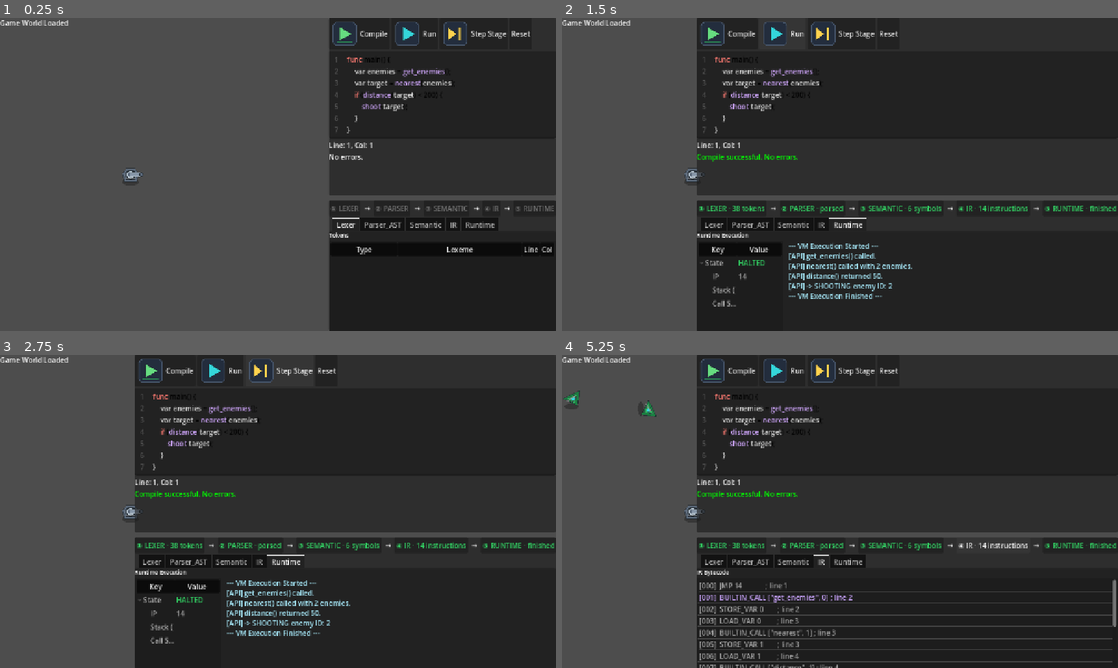
Above: before the commit, frames 1-4 (two rows, left to right).
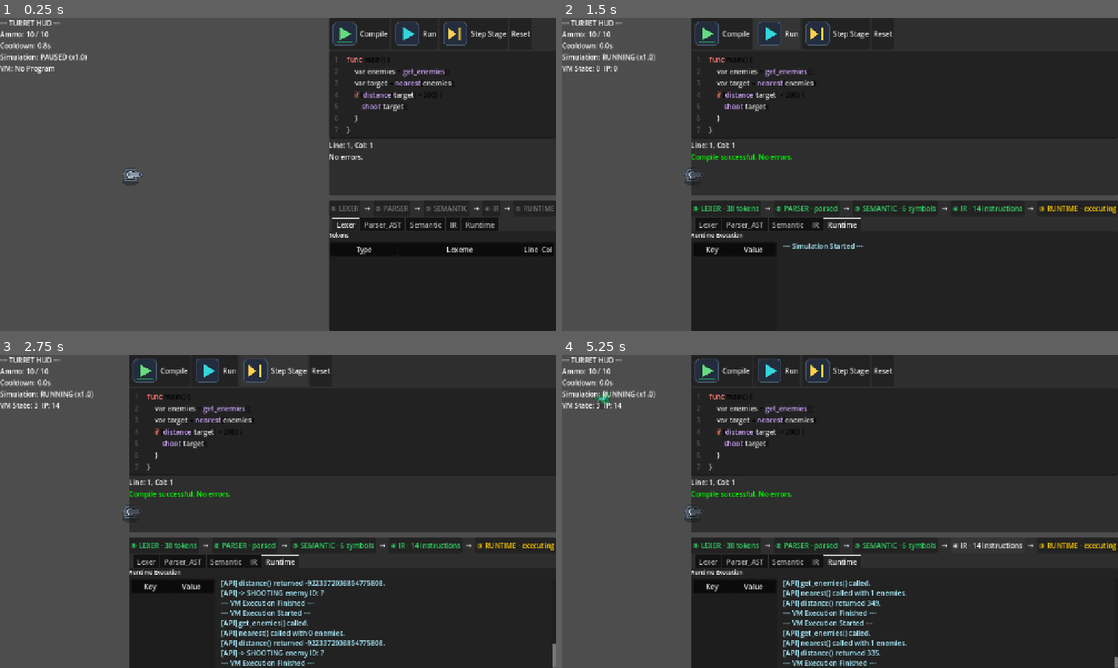
Above: after the commit, the same moments.

Repository: abdullahazharkhan/turret-script
Game: Godot game, scene res://scenes/main.tscn
Two runs of this game, one before a commit and one after it. Both use one fixed random seed, a clock stepped at 60 frames per second and the inputs below.
Inputs:
- Up to frame 1 (0.25 s): no input
- Up to frame 2 (1.5 s): click "Compile" at 0.5 s; click "Run" at 1.25 s
- Up to frame 3 (2.75 s): click "Step Stage" at 2 s
- Up to frame 4 (5.25 s): click "① LEXER · 38 tokens" at 2.75 s; click "② PARSER · parsed" at 3.5 s; click "③ SEMANTIC · 6 symbols" at 4.25 s; click "④ IR · 14 instructions" at 5 s

The runs differ from the first frame. In frame 1, 0.7% of the frame differs, in the area x 0-16%, y 0-18%; in frame 2, 6.5%; in frame 3, 7.7%; in frame 4, 10%, in the area x 0-100%, y 0-100%.

Commit message:
Full integration

Diff:
--- a/scripts/game_world.gd
+++ b/scripts/game_world.gd
@@ -3,21 +3,92 @@
 
 @onready var enemy_path = $EnemyPath
 @onready var turret = $TurretPosition/Turret
+@onready var debug_label = $DebugLabel
+
+signal vm_log(msg: String)
+signal vm_error(msg: String)
+
+const TurretScriptVM = preload("res://scripts/runtime/turretscript_vm.gd")
+const APIAdapter = preload("res://scripts/runtime/turret_api_adapter.gd")
 
 var enemy_scene = preload("res://scenes/entities/enemy.tscn")
 var enemy_id_counter: int = 0
 var time_since_spawn: float = 0.0
 
 var debug_stepping_enabled: bool = false
+var is_simulating: bool = false
+
+var active_ir_program = null
+var vm: TurretScriptVM = null
+var ai_tick_timer: float = 0.0
+const AI_TICK_RATE = 0.2
+
+var last_targeted_enemy: Node2D = null
+
+func load_program(ir):
+	active_ir_program = ir
+	_reset_vm()
+
+func _reset_vm():
+	if active_ir_program:
+		var adapter = APIAdapter.new(self)
+		vm = TurretScriptVM.new(active_ir_program, adapter)
+		vm.max_ops_per_tick = 500
+		vm.log_message.connect(func(msg): vm_log.emit(msg))
+		vm.runtime_error.connect(func(msg): vm_error.emit(msg))
+
+func toggle_simulation():
+	is_simulating = not is_simulating
+
+func reset_wave():
+	is_simulating = false
+	time_since_spawn = 0.0
+	ai_tick_timer = 0.0
+	for c in enemy_path.get_children():
+		c.queue_free()
+	enemy_id_counter = 0
+	turret.ammo = turret.max_ammo
+	turret.time_since_last_shot = turret.cooldown
+	last_targeted_enemy = null
+	_reset_vm()
+	queue_redraw()
 
 func _process(delta):
-	if debug_stepping_enabled:
+	_update_hud()
+
+	if debug_stepping_enabled or not is_simulating:
 		return
 
 	time_since_spawn += delta
 	if time_since_spawn >= 2.0:
 		time_since_spawn = 0.0
 		_spawn_enemy()
+
+	if vm:
+		ai_tick_timer += delta
+		if ai_tick_timer >= AI_TICK_RATE:
+			ai_tick_timer = 0.0
+			_reset_vm()
+			vm.run()
+
+	queue_redraw()
+
+func _draw():
+	if is_instance_valid(last_targeted_enemy) and last_targeted_enemy.alive:
+		draw_line(turret.global_position, last_targeted_enemy.global_position, Color(1, 0, 0, 0.5), 2.0)
+		draw_circle(last_targeted_enemy.global_position, 20.0, Color(1, 0, 0, 0.3))
+
+func _update_hud():
+	if not debug_label: return
+	var text = "--- TURRET HUD ---\n"
+	text += "Ammo: %d / %d\n" % [turret.ammo, turret.max_ammo]
+	text += "Cooldown: %.1fs\n" % max(0.0, turret.cooldown - turret.time_since_last_shot)
+	text += "Simulation: %s (x%.1f)\n" % [("RUNNING" if is_simulating else "PAUSED"), Engine.time_scale]
+	if vm:
+		text += "VM State: %d  IP: %d" % [vm.context.state, vm.context.ip]
+	else:
+		text += "VM: No Program"
+	debug_label.text = text
 
 func debug_step(delta: float):
 	time_since_spawn += delta
@@ -45,16 +116,16 @@
 				enemies.append(e)
 	return enemies
 
-func api_nearest() -> Node2D:
-	var enemies = api_get_enemies()
+func api_nearest(enemies: Array) -> Node2D:
 	var nearest = null
 	var min_dist = INF
 	var t_pos = turret.global_position
 	for e in enemies:
-		var d = t_pos.distance_to(e.global_position)
-		if d < min_dist:
-			min_dist = d
-			nearest = e
+		if is_instance_valid(e) and e.alive:
+			var d = t_pos.distance_to(e.global_position)
+			if d < min_dist:
+				min_dist = d
+				nearest = e
 	return nearest
 
 func api_distance(enemy: Node2D) -> float:
@@ -63,7 +134,8 @@
 	return INF
 
 func api_shoot(enemy: Node2D):
-	if is_instance_valid(enemy):
+	if is_instance_valid(enemy) and enemy.alive:
+		last_targeted_enemy = enemy
 		turret.shoot(enemy)
 
 func api_reload():
@@ -71,8 +143,14 @@
 
 func _input(event):
 	if event is InputEventKey and event.pressed:
-		if event.keycode == KEY_SPACE:
-			var n = api_nearest()
+		if event.keycode == KEY_1:
+			Engine.time_scale = 1.0
+		elif event.keycode == KEY_2:
+			Engine.time_scale = 2.0
+		elif event.keycode == KEY_3:
+			Engine.time_scale = 4.0
+		elif event.keycode == KEY_SPACE:
+			var n = api_nearest(api_get_enemies())
 			if n:
 				api_shoot(n)
 		elif event.keycode == KEY_R:
--- a/scripts/main.gd
+++ b/scripts/main.gd
@@ -49,6 +49,10 @@
 	ide_panel.step_requested.connect(_on_step_requested)
 	ide_panel.reset_requested.connect(_on_reset_requested)
 
+	if game_world:
+		game_world.vm_log.connect(_on_vm_log)
+		game_world.vm_error.connect(_on_vm_error)
+
 # ─────────────────────────────────────────────
 #  Full compile (Compile button)
 # ─────────────────────────────────────────────
@@ -98,21 +102,28 @@
 	pipeline_panel.mark_stage_running(STAGE_IR)
 	_ir = _ir_builder.build(_ast)
 	pipeline_panel.show_ir(_ir, [])
+
+	if game_world and game_world.has_method("load_program"):
+		game_world.load_program(_ir)
+
 	_stage = STAGE_IR
 
 # ─────────────────────────────────────────────
 #  Full run (Run button)
 # ─────────────────────────────────────────────
 func _on_run_requested():
-	# Compile first if needed
+	# If we're not fully compiled, try compiling
 	if _stage < STAGE_IR:
 		_on_compile_requested(ide_panel.editor.text)
-	if _stage < STAGE_IR or _ir == null:
-		return
-
-	_start_vm()
-	_vm.run()
-	pipeline_panel.update_runtime_state(_vm)
+
+	if _stage >= STAGE_IR and _ir != null:
+		if game_world and game_world.has_method("toggle_simulation"):
+			game_world.toggle_simulation()
+			if game_world.is_simulating:
+				pipeline_panel.show_runtime_start()
+				pipeline_panel.log_runtime("--- Simulation Started ---", false)
+			else:
+				pipeline_panel.log_runtime("--- Simulation Paused ---", false)
 
 # ─────────────────────────────────────────────
 #  Step Stage (Step Stage button)
@@ -158,19 +169,15 @@
 			_ir = _ir_builder.build(_ast)
 			pipeline_panel.show_ir(_ir, [])
 			_stage = STAGE_IR
-		STAGE_IR:
-			# Step 5: VM — one instruction at a time
-			if _vm == null or _vm.context.state == 3 or _vm.context.state == 4:
-				_start_vm()
-			_vm.step()
-			pipeline_panel.update_runtime_state(_vm)
-			pipeline_panel.highlight_ir_instruction(_vm.context.ip)
-		STAGE_RUNTIME:
-			# Continue single-stepping
-			if _vm and _vm.context.state == 1:
-				_vm.step()
-				pipeline_panel.update_runtime_state(_vm)
-				pipeline_panel.highlight_ir_instruction(_vm.context.ip)
+
+			# We're intercepting Step in GameWorld now
+			if game_world and game_world.has_method("debug_step"):
+				game_world.debug_step(0.2)
+				if game_world.vm:
+					game_world._reset_vm()
+					game_world.vm.run()
+					pipeline_panel.update_runtime_state(game_world.vm)
+					pipeline_panel.highlight_ir_instruction(game_world.vm.context.ip)
 
 # ─────────────────────────────────────────────
 #  Reset (Reset button)
@@ -179,6 +186,8 @@
 	_reset_pipeline()
 	pipeline_panel.reset_all()
 	ide_panel.show_diagnostics([])
+	if game_world and game_world.has_method("reset_wave"):
+		game_world.reset_wave()
 
 # ─────────────────────────────────────────────
 #  VM helpers
--- a/scripts/runtime/turret_api_adapter.gd
+++ b/scripts/runtime/turret_api_adapter.gd
@@ -9,42 +9,36 @@
 
 func get_enemies() -> Array:
 	emit_signal("log_message", "[API] get_enemies() called.")
-	if game_world and game_world.has_method("get_enemies"):
-		return game_world.get_enemies()
-	# Mock data for testing
-	return [
-		{"id": 1, "health": 100, "type": "scout", "distance": 150},
-		{"id": 2, "health": 200, "type": "tank", "distance": 50}
-	]
+	if game_world and game_world.has_method("api_get_enemies"):
+		return game_world.api_get_enemies()
+	return []
 
 func nearest(enemies: Array):
 	emit_signal("log_message", "[API] nearest() called with %d enemies." % enemies.size())
 	if enemies.is_empty(): return null
 
-	var closest = enemies[0]
-	var min_dist = _get_distance(closest)
+	if game_world and game_world.has_method("api_nearest"):
+		return game_world.api_nearest(enemies)
 
-	for e in enemies:
-		var d = _get_distance(e)
-		if d < min_dist:
-			min_dist = d
-			closest = e
-	return closest
+	return null
 
 func distance(enemy) -> int:
-	var d = _get_distance(enemy)
-	emit_signal("log_message", "[API] distance() returned %d." % d)
-	return d
+	if game_world and game_world.has_method("api_distance"):
+		var d = int(game_world.api_distance(enemy))
+		emit_signal("log_message", "[API] distance() returned %d." % d)
+		return d
+	return 9999
 
 func shoot(enemy):
-	emit_signal("log_message", "[API] -> SHOOTING enemy ID: %s" % str(enemy.get("id", "?") if typeof(enemy) == TYPE_DICTIONARY else "?"))
-	if game_world and game_world.has_method("shoot"):
-		game_world.shoot(enemy)
+	var eid = enemy.id if (typeof(enemy) == TYPE_OBJECT and "id" in enemy) else "?"
+	emit_signal("log_message", "[API] -> SHOOTING enemy ID: %s" % str(eid))
+	if game_world and game_world.has_method("api_shoot"):
+		game_world.api_shoot(enemy)
 
 func reload():
 	emit_signal("log_message", "[API] -> RELOADING turret.")
-	if game_world and game_world.has_method("reload"):
-		game_world.reload()
+	if game_world and game_world.has_method("api_reload"):
+		game_world.api_reload()
 
 func _get_distance(enemy) -> int:
 	if typeof(enemy) == TYPE_DICTIONARY and enemy.has("distance"):
--- a/scripts/runtime/turretscript_vm.gd
+++ b/scripts/runtime/turretscript_vm.gd
@@ -162,6 +162,11 @@
 				if obj.has(arg):
 					context.push(obj[arg])
 				else:
+					_error("Property '%s' not found on dictionary." % str(arg))
+			elif typeof(obj) == TYPE_OBJECT:
+				if arg in obj:
+					context.push(obj.get(arg))
+				else:
 					_error("Property '%s' not found on object." % str(arg))
 			else:
 				_error("Cannot access member '%s' on non-object." % str(arg))
